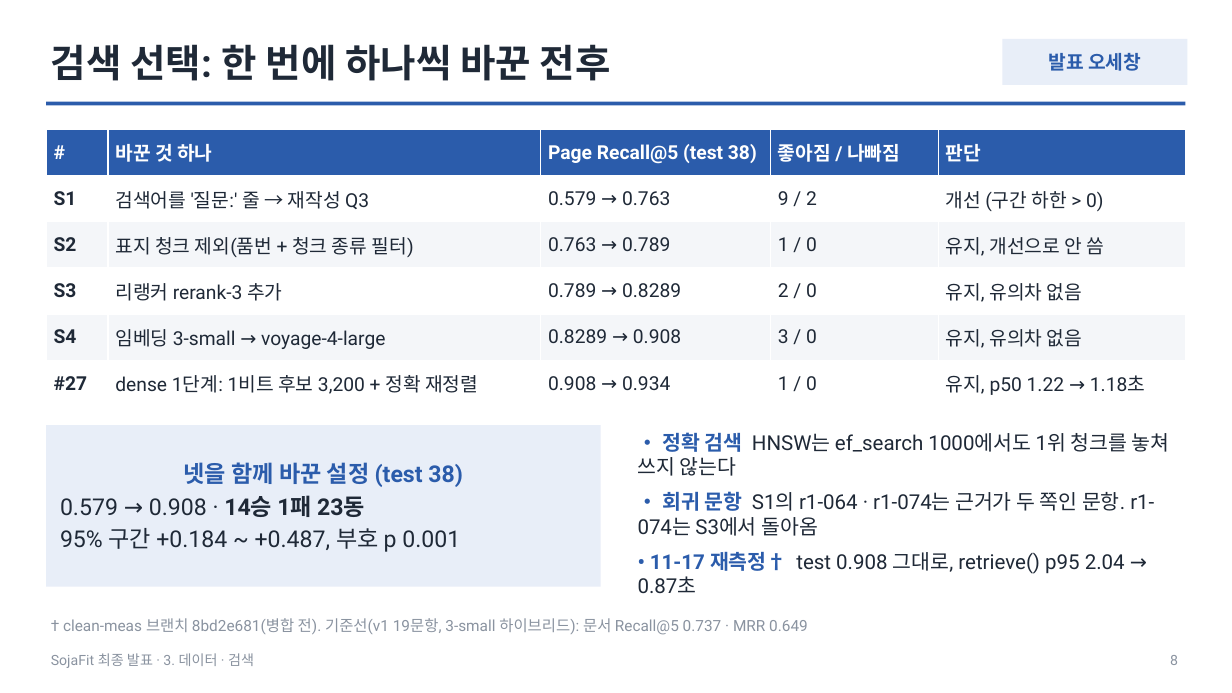
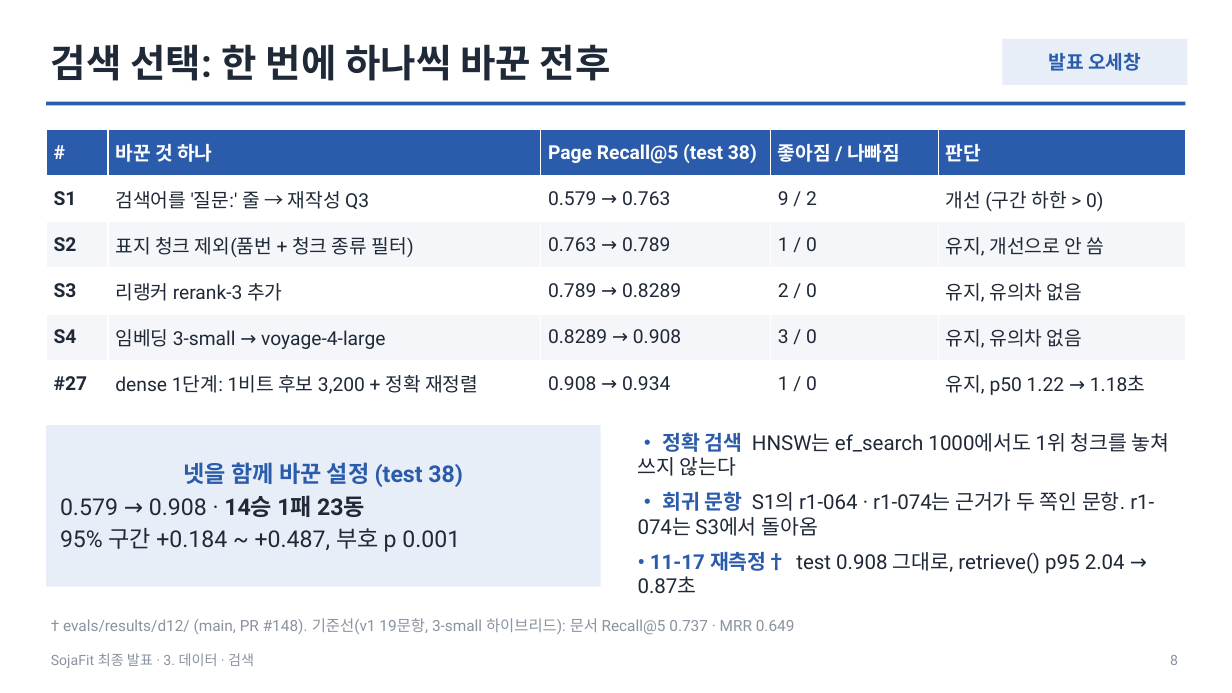
Before and after one commit to HJU5022/SojaFit, a slide deck: slide 8 of docs/deliverables/presentation/sojafit-final-2026-11-18.pptx. Drawn at 1232x693 pixels with LibreOffice and Linux fonts; fonts in the diff are those of the drawing. Boxes give left, top, right and bottom in pixels: in the first picture for what was removed or moved away, otherwise in the second. Text is boxed around its words. In the diff, an @@ line names an element or a change of style, - is before the commit and + after.

Commit message:
docs: 시연 영상을 시연 전용 계정 · 운영 코드(28b14600)로 다시 녹화(1분 35초)하고, 발표 덱 · 제출 문서의 길이 · 리비전을 맞추고, 11-17 작업 기록과 최종 동결 표기를 더한다

```diff
--- a/docs/deliverables/presentation/sojafit-final-2026-11-18.pptx
+++ b/docs/deliverables/presentation/sojafit-final-2026-11-18.pptx
@@ text at <box>63,618,795,635</box>: text changed @@
-† clean-meas 브랜치 8bd2e681(병합 전). 기준선(v1 19문항, 3-small 하이브리드): 문서 Recall@5 0.737 · MRR 0.649
+† evals/results/d12/ (main, PR #148). 기준선(v1 19문항, 3-small 하이브리드): 문서 Recall@5 0.737 · MRR 0.649
```
Also in this commit, not shown: 6 other slides changed, 10 other files.
